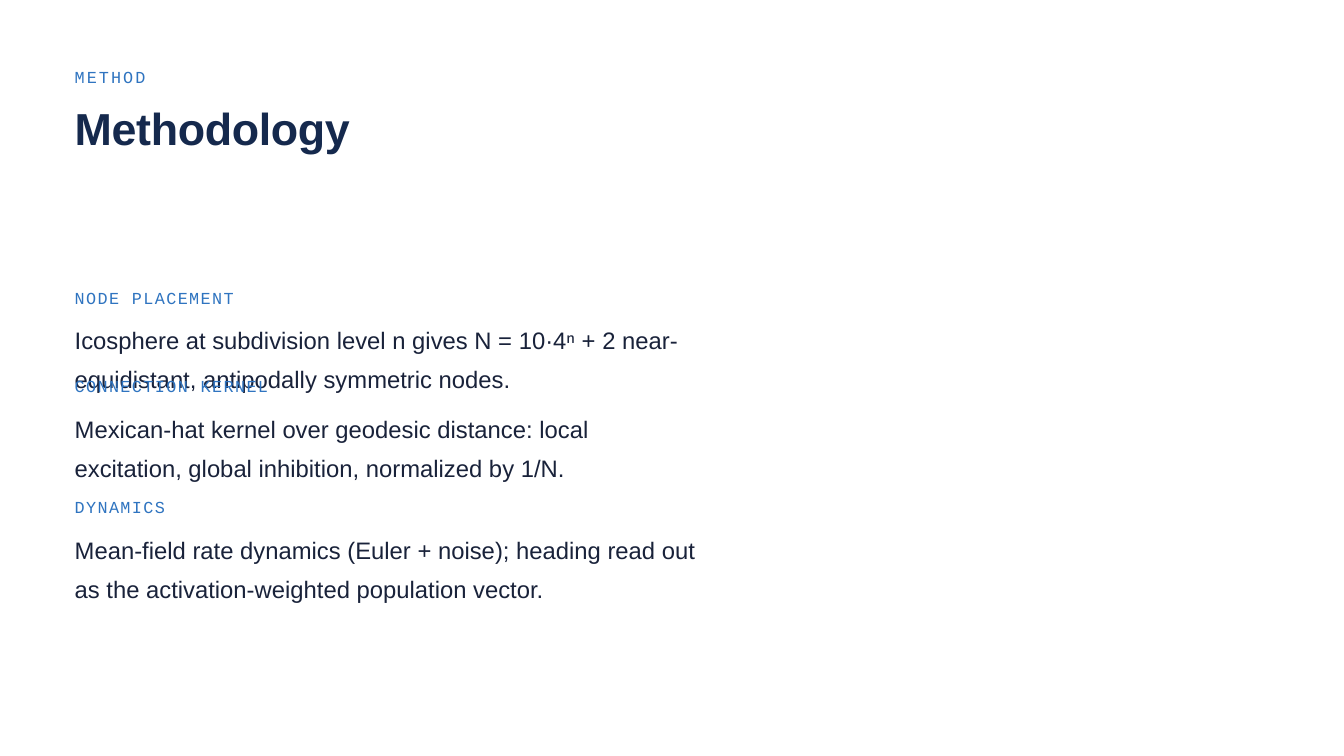
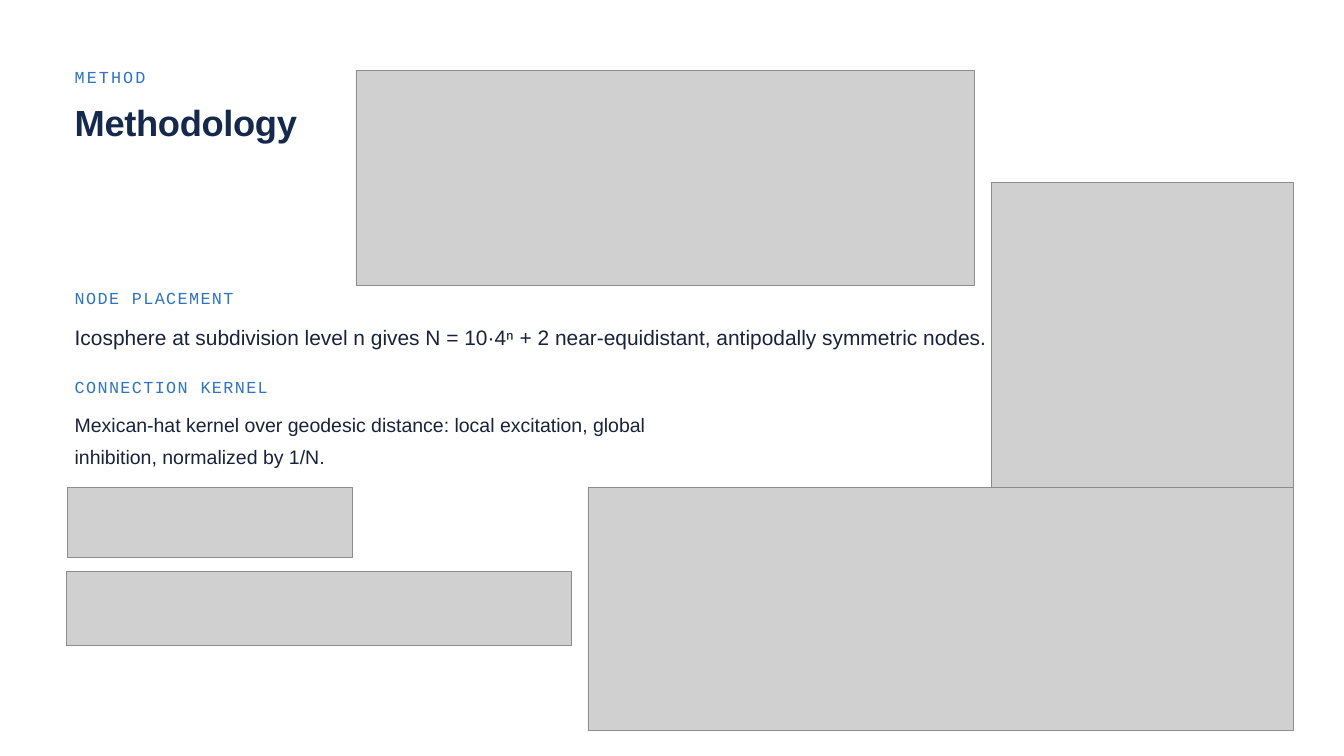
Before and after one commit to noah-ginzburg/RANController, a slide deck: slide 5 of RAN/RAN_Progress/Research_internship_presentation.pptx (slide 7 before the commit). Drawn at 1344x756 pixels with LibreOffice and Linux fonts; fonts in the diff are those of the drawing; grey boxes stand for pictures. Boxes give left, top, right and bottom in pixels: in the first picture for what was removed or moved away, otherwise in the second. Text is boxed around its words. In the diff, an @@ line names an element or a change of style, - is before the commit and + after.

```diff
--- a/RAN/RAN_Progress/Research_internship_presentation.pptx
+++ b/RAN/RAN_Progress/Research_internship_presentation.pptx
@@ picture added at (356, 71, 974, 286) @@
@@ text "Methodology" at (75, 109, 297, 143): size 48 to 38.9 pt @@
@@ picture added at (991, 182, 1294, 487) @@
@@ text "Icosphere at subdivision level n ..." at (75, 330, 986, 350): size 25.5 to 22.4 pt; alignment left to justified @@
@@ text "Mexican-hat kernel over geodesic distance: ..." at (75, 418, 645, 468): size 25.5 to 20.9 pt @@
@@ picture added at (67, 487, 353, 558) @@
@@ text removed at (75, 501, 165, 513) @@
-DYNAMICS
@@ picture added at (588, 487, 1294, 731) @@
@@ text removed at (75, 541, 695, 603) @@
-Mean-field rate dynamics (Euler + noise); heading read out as the activation-weighted population vector.
@@ picture added at (67, 571, 571, 645) @@
```
Also in this commit, not shown: 11 other slides changed, 3 slides added, 4 slides removed, 5 other files.
